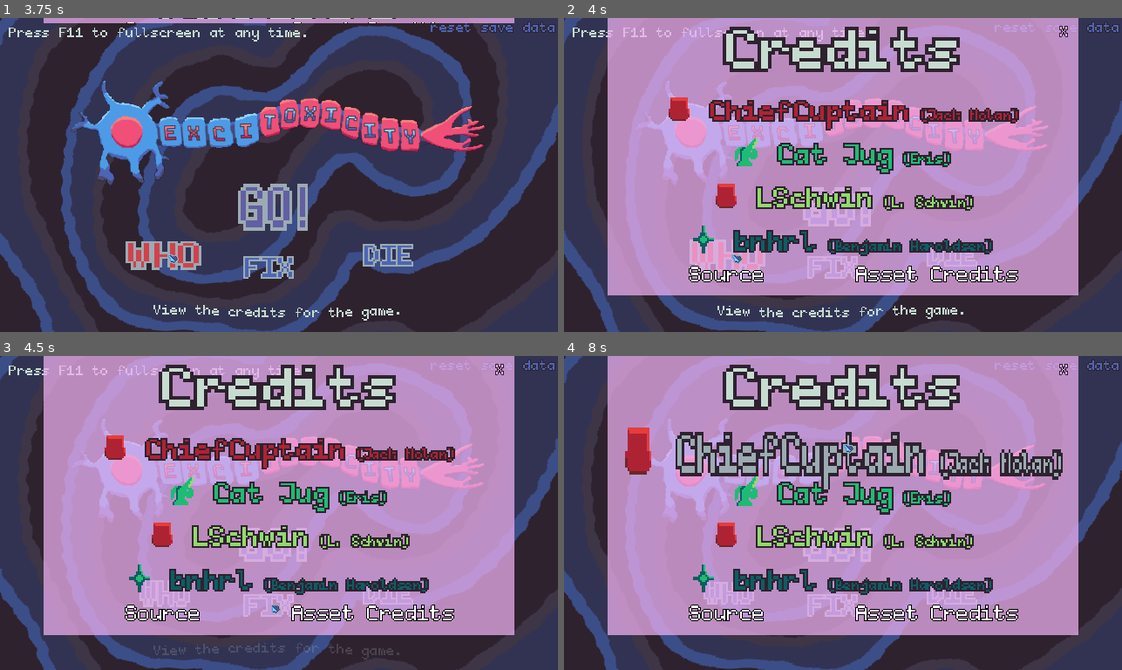
Above: before the commit, frames 1-4 (two rows, left to right).
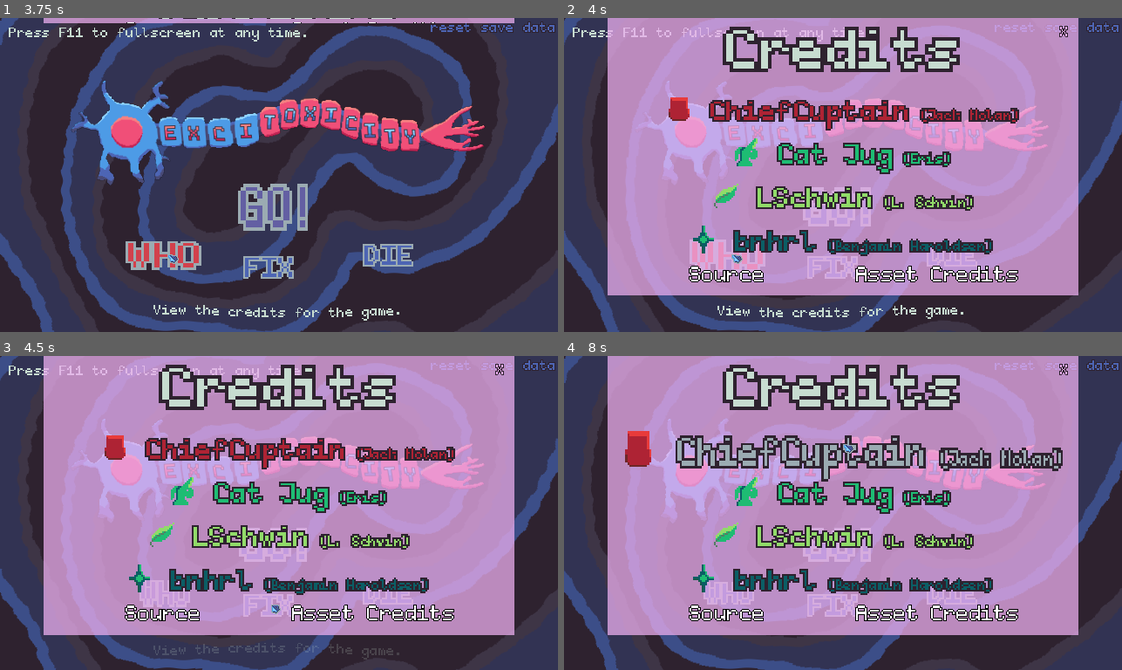
Above: after the commit, the same moments.

Repository: bnhrl/MomentumIsEverythingCountDown
Game: Godot game, scene res://UI/Settings/settings.tscn
The game is run twice, just before and just after one commit, with the same random seed, the same clock (stepped at 60 frames per second) and the same inputs. This scene is started directly instead of the project's main scene. Sound files missing from this copy of the repository are replaced by a short silence.
Inputs (mouse positions are in pixels of both pictures, inside the frame that each line leads up to):
- Up to frame 1 (3.75 s): move the mouse to (66, 291) at 0.52 s; hold D (right) 0.53-1.28 s; click (66, 291) at 0.6 s; tap F every 0.75 s from 1.25 to 3.5 s; move the mouse to (496, 24) at 1.27 s; hold S (down) 1.28-2.03 s; tap Space (reserve_ion) at 1.35, 2.85 s; move the mouse to (334, 105) at 2.02 s; hold D (right) 2.03-2.78 s; click (334, 105) at 2.1 s; move the mouse to (267, 206) at 2.77 s; hold W (up) 2.78-3.53 s; move the mouse to (167, 253) at 3.52 s; hold A (left) from 3.53 s (still down); click (167, 253) at 3.6 s
- Up to frame 2 (4 s): keep holding A (left)
- Up to frame 3 (4.5 s): keep holding A (left); tap F at 4.25 s; move the mouse to (273, 604) at 4.27 s; tap Space (reserve_ion) at 4.35 s
- Up to frame 4 (8 s): tap F at 5 s; move the mouse to (954, 591) at 5.02 s; release A (left) at 5.03 s; hold S (down) 5.03-5.78 s; click (954, 591) at 5.1 s; move the mouse to (843, 575) at 5.77 s; hold D (right) 5.78-6.53 s; tap Space (reserve_ion) at 5.85, 7.35 s; move the mouse to (843, 487) at 6.52 s; hold W (up) 6.53-7.28 s; click (843, 487) at 6.6 s; move the mouse to (843, 443) at 7.27 s; hold D (right) from 7.28 s (still down)

Frame 1 is identical in both runs. In frame 2, 0.3% of the frame differs, in the area x 26-32%, y 52-61%; in frame 3, 0.3%; in frame 4, 4.1%, in the area x 10-90%, y 22-61%.

Commit message:
Added some minor visual flare
- LSchwin icon
- BouncyObjects now give an indicator that the player has ricocheted off them
- The volume sliders now do the mouse hover over thing

Diff:
--- /dev/null
+++ b/Assets/Scripts/control_hoverable.gd
@@ -0,0 +1,18 @@
+extends Control
+
+
+func _ready() -> void:
+	mouse_entered.connect(hover)
+	mouse_exited.connect(unhover)
+
+signal control_hovered
+var hovered := false
+func hover() -> void:
+	hovered = true
+	Cursor.set_animation("hover")
+	control_hovered.emit(self)
+
+func unhover() -> void:
+	hovered = false
+	Cursor.set_animation()
+	control_hovered.emit(self)
--- a/Game/Objects/_Base/base_object.gd
+++ b/Game/Objects/_Base/base_object.gd
@@ -1,3 +1,15 @@
 class_name BouncyObject extends StaticBody2D
 
+
 @export var ricochet_speed_mult := 1.5 ## Ricocheting, by default, is a mult of 0.8
+
+func bounced_off_of() -> void:
+	var effect := $Sprite2D.duplicate()
+	add_child(effect)
+	effect.transform = $Sprite2D.transform
+	var tween := effect.create_tween()
+	tween.set_parallel()
+	tween.tween_property(effect, "scale", effect.scale * 2.0, 0.45)
+	tween.tween_property(effect, "modulate:a", 0.0, 0.333)
+	tween.set_parallel(false)
+	tween.tween_callback(effect.queue_free)
--- a/Game/Player/player.gd
+++ b/Game/Player/player.gd
@@ -43,6 +43,7 @@
 				if collider is BouncyObject:
 					momentum = momentum.bounce(collision.get_normal()) * collider.ricochet_speed_mult
 					velocity = velocity.bounce(collision.get_normal()) * collider.ricochet_speed_mult
+					collider.bounced_off_of()
 				else:
 					momentum = momentum.bounce(collision.get_normal())*0.8
 					velocity = velocity.bounce(collision.get_normal())*0.8
--- a/UI/MainMenu/Credits/credits.tscn
+++ b/UI/MainMenu/Credits/credits.tscn
@@ -43,7 +43,7 @@
 text = "[img]uid://cxsfj2ud8ou1d[/img] bnhrl[font_size=8] (Benjamin Haroldsen)"
 default_color = Color(0.043137256, 0.36862746, 0.39607844, 1)
 hover_color = Color(0.60784316, 0.67058825, 0.69803923, 1)
-hover_size = Vector2(1.25, 2)
+hover_size = Vector2(1.25, 1.5)
 
 [node name="BtnCatJug" parent="." unique_id=1360234817 instance=ExtResource("1_fixii")]
 layout_mode = 0
@@ -55,7 +55,7 @@
 text = "[img]uid://cnmn256wehj7b[/img] Cat Jug[font_size=8] (Eris)"
 default_color = Color(0.11764706, 0.7372549, 0.4509804, 1)
 hover_color = Color(0.60784316, 0.67058825, 0.69803923, 1)
-hover_size = Vector2(1.25, 2)
+hover_size = Vector2(1.25, 1.5)
 
 [node name="BtnCuptain" parent="." unique_id=1438333758 instance=ExtResource("1_fixii")]
 layout_mode = 0
@@ -67,7 +67,7 @@
 text = "[img]uid://mu38c2ikqdnk[/img] ChiefCuptain[font_size=8] (Jack Nolan)"
 default_color = Color(0.68235296, 0.13725491, 0.20392157, 1)
 hover_color = Color(0.60784316, 0.67058825, 0.69803923, 1)
-hover_size = Vector2(1.25, 2)
+hover_size = Vector2(1.25, 1.5)
 
 [node name="BtnLSchwin" parent="." unique_id=2109644928 instance=ExtResource("1_fixii")]
 layout_mode = 0
@@ -77,10 +77,10 @@
 scale = Vector2(2, 2)
 theme_override_colors/default_color = Color(0.5686275, 0.85882354, 0.4117647, 1)
 theme_override_font_sizes/normal_font_size = 16
-text = "[img]uid://mu38c2ikqdnk[/img] LSchwin[font_size=8] (L. Schwin)"
+text = "[img]uid://ijkchf53sbne[/img] LSchwin[font_size=8] (L. Schwin)"
 default_color = Color(0.5686275, 0.85882354, 0.4117647, 1)
 hover_color = Color(0.60784316, 0.67058825, 0.69803923, 1)
-hover_size = Vector2(1.25, 2)
+hover_size = Vector2(1.25, 1.5)
 
 [node name="BtnClose" parent="." unique_id=998908830 instance=ExtResource("1_fixii")]
 layout_mode = 0
@@ -98,7 +98,7 @@
 offset_top = 271.0
 offset_right = 185.0
 offset_bottom = 313.0
-theme_override_colors/default_color = Color(0.78039217, 0.8627451, 0.8156863, 1)
+theme_override_colors/default_color = Color(1, 1, 1, 1)
 theme_override_colors/font_outline_color = Color(0, 0, 0, 1)
 theme_override_font_sizes/normal_font_size = 24
 text = "Source"
@@ -113,7 +113,7 @@
 offset_top = 271.0
 offset_right = 477.0
 offset_bottom = 313.0
-theme_override_colors/default_color = Color(0.78039217, 0.8627451, 0.8156863, 1)
+theme_override_colors/default_color = Color(1, 1, 1, 1)
 theme_override_colors/font_outline_color = Color(0, 0, 0, 1)
 theme_override_font_sizes/normal_font_size = 24
 text = "Asset Credits"
--- a/UI/Settings/settings.tscn
+++ b/UI/Settings/settings.tscn
@@ -9,6 +9,7 @@
 [ext_resource type="Texture2D" uid="uid://ogmg54ge4mqi" path="res://Assets/Textures/background_2.png" id="4_yuh4y"]
 [ext_resource type="Texture2D" uid="uid://cmj78k4wv6glq" path="res://UI/Settings/grabber_red.png" id="8_4ang8"]
 [ext_resource type="Texture2D" uid="uid://cljm5x6gh2vqu" path="res://UI/Settings/grabber_blue.png" id="9_qx4ph"]
+[ext_resource type="Script" uid="uid://0souclp1a1d3" path="res://Assets/Scripts/control_hoverable.gd" id="9_van1q"]
 [ext_resource type="PackedScene" uid="uid://b8f2vxq8e2wo1" path="res://UI/Buttons/UIButton/ui_button.tscn" id="10_qx4ph"]
 
 [sub_resource type="ShaderMaterial" id="ShaderMaterial_v3ito"]
@@ -162,6 +163,7 @@
 max_value = 200.0
 step = 0.0
 value = 100.0
+script = ExtResource("9_van1q")
 
 [node name="LabelSFX" type="RichTextLabel" parent="." unique_id=1832234376]
 layout_mode = 0
@@ -186,6 +188,7 @@
 max_value = 200.0
 step = 0.0
 value = 100.0
+script = ExtResource("9_van1q")
 
 [node name="BtnMainMenu" parent="." unique_id=1301211313 instance=ExtResource("10_qx4ph")]
 layout_mode = 0
Not shown, added: Assets/Scripts/control_hoverable.gd.uid
Binary file added: UI/MainMenu/Credits/icon_lschwin.png
Not shown, added: UI/MainMenu/Credits/icon_lschwin.png.import
